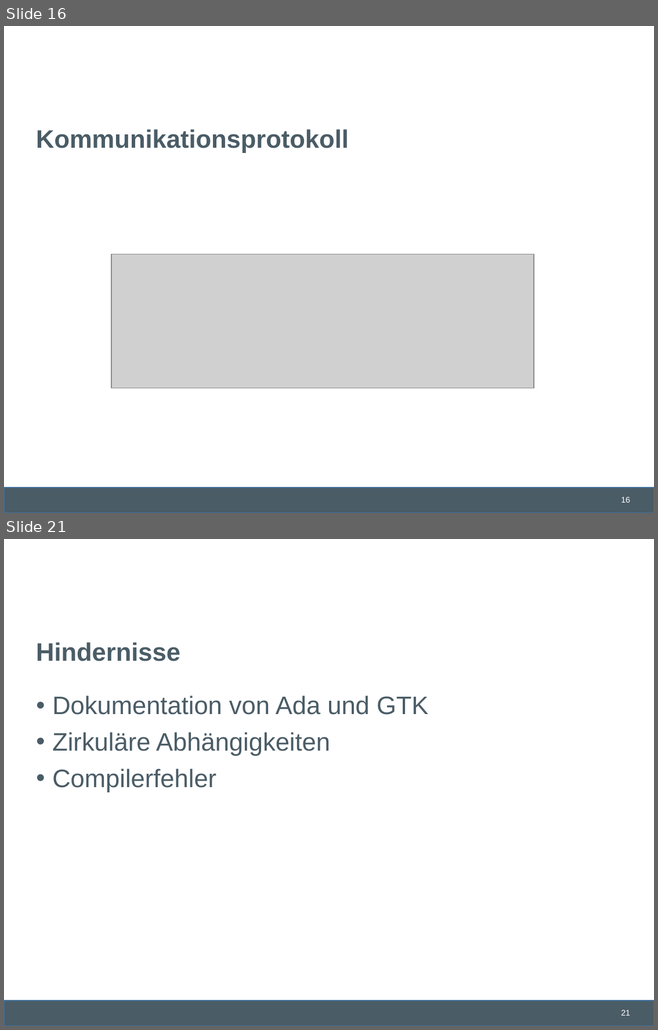
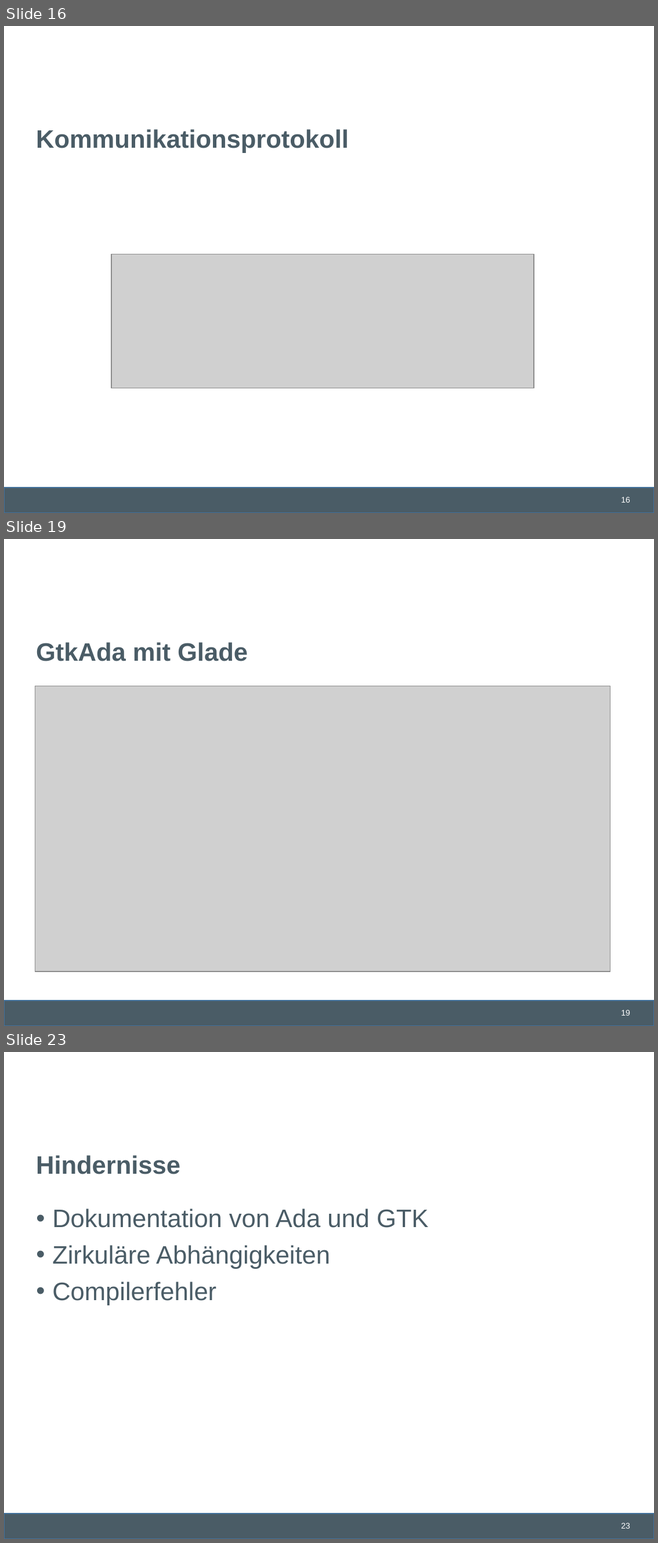
Before and after one commit to lschmischke/ADAChat, a slide deck: documentation/Ada Chat.pptx. Shown one above the other, each under a label of ours: slides 16 and 21 before the commit, slides 16, 19 and 23 after it; the slides between them are not shown. The pictures are 658x1030 and 658x1543 pixels, drawn with LibreOffice and Linux fonts; fonts in the diff are those of the drawing; grey boxes stand for pictures; background and template pictures are left out. Boxes give left, top, right and bottom in pixels: in the first picture for what was removed or moved away, otherwise in the second. Text is boxed around its words. In the diff, an @@ line names an element or a change of style, - is before the commit and + after.

```diff
--- a/documentation/Ada Chat.pptx
+++ b/documentation/Ada Chat.pptx
@@ slide 19 added at (4, 539, 654, 1026), background #FFFFFF; not listed: 2 template elements that a slide beside it also shows @@
@@ title added at (36, 642, 248, 661), 28 pt, text #4A5C66, bold @@
+GtkAda mit Glade
@@ picture added at (35, 686, 610, 972) @@
@@ what was slide 21 is now slide 23 @@
@@ page number at (621, 1523, 630, 1529): text changed @@
-21
+23
```
Also in this commit, not shown: 22 slides changed, 3 other slides added, 1 slide removed.
